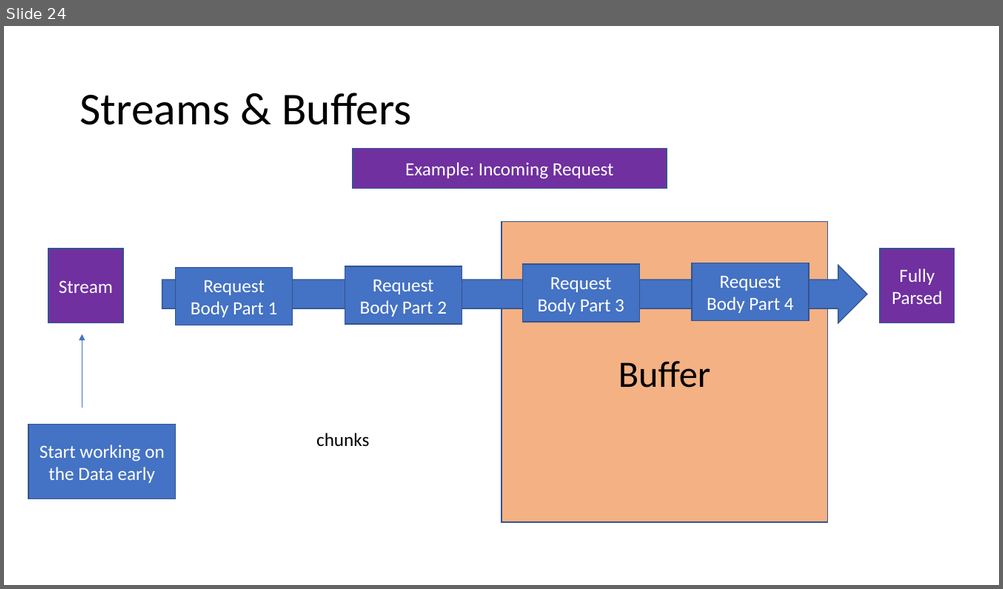
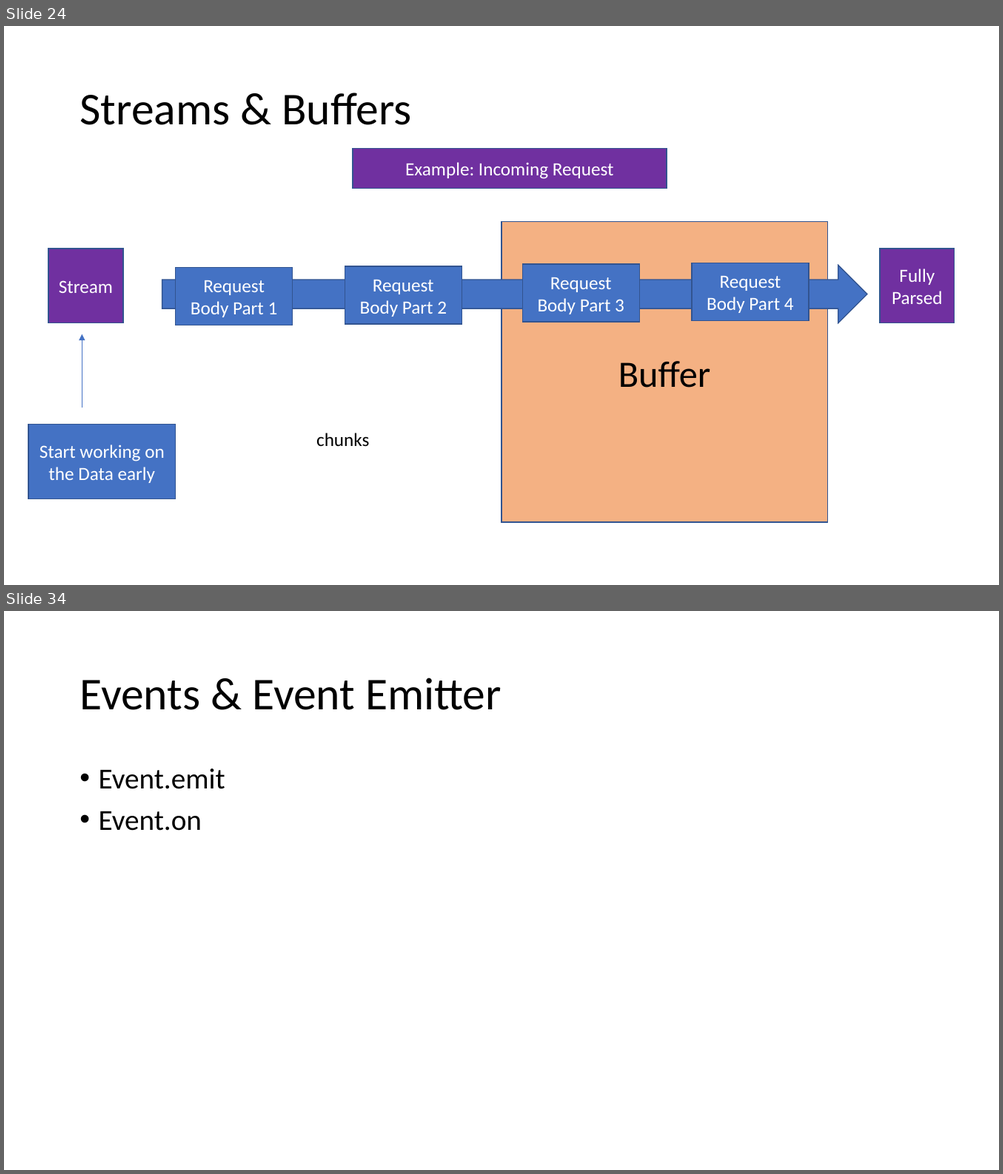
Before and after one commit to PiyushChaturvedii/Batch04, a slide deck: What is Node.pptx. Shown one above the other, each under a label of ours: slide 24 before the commit, slides 24 and 34 after it; the slides between them are not shown. The pictures are 1003x589 and 1003x1174 pixels, drawn with LibreOffice and Linux fonts; fonts in the diff are those of the drawing. Boxes give left, top, right and bottom in pixels: in the first picture for what was removed or moved away, otherwise in the second. Text is boxed around its words. In the diff, an @@ line names an element or a change of style, - is before the commit and + after.

```diff
--- a/What is Node.pptx
+++ b/What is Node.pptx
@@ slide 34 added at (4, 611, 999, 1170), background #FFFFFF @@
@@ title added at (79, 678, 501, 710), 44 pt, text #000000 @@
+Events & Event Emitter
@@ text added at (99, 769, 225, 831), 28 pt, text #000000 @@
+• Event.emit
+• Event.on
```
Also in this commit, not shown: 16 other slides added, 15 other files.
